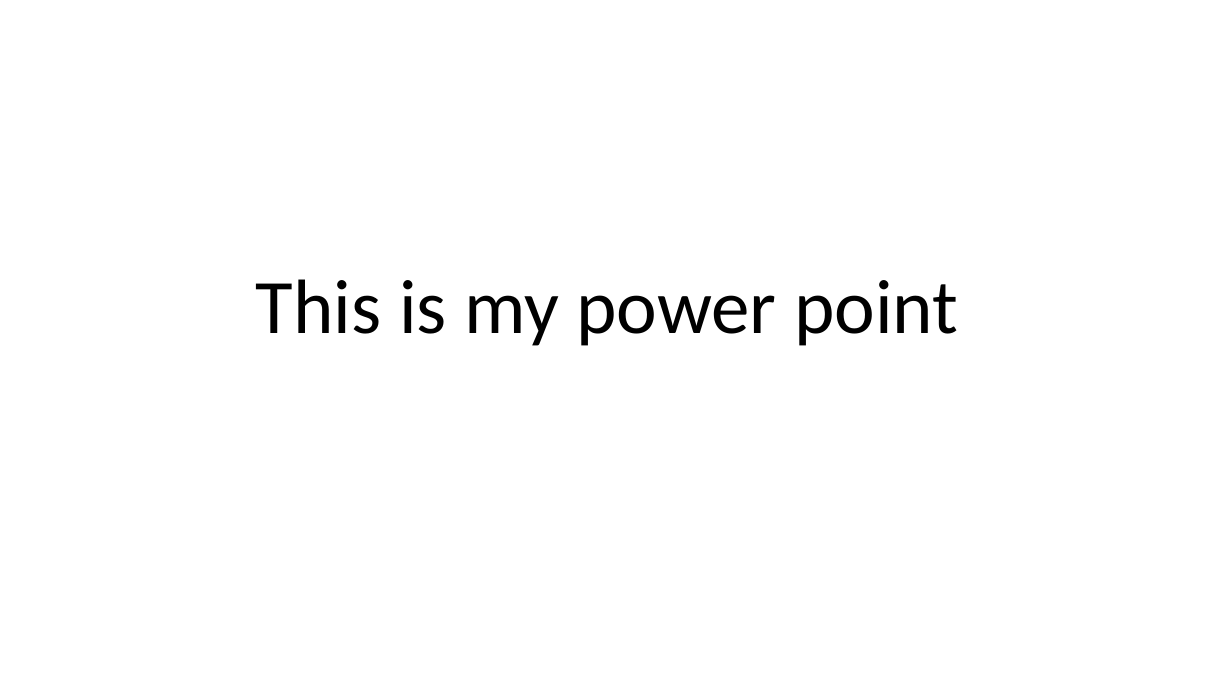
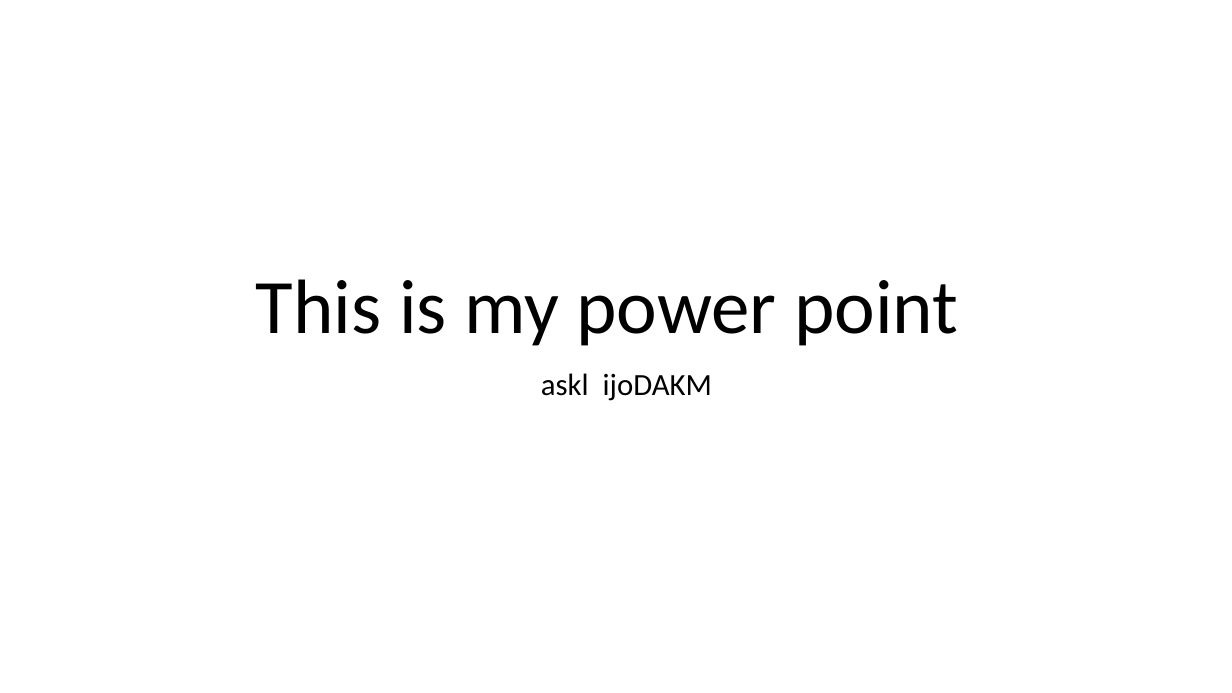
Before and after one commit to gruol/test, a slide deck: slide 1 of New pp.pptx. Drawn at 1232x693 pixels with LibreOffice and Linux fonts; fonts in the diff are those of the drawing. Boxes give left, top, right and bottom in pixels: in the first picture for what was removed or moved away, otherwise in the second. Text is boxed around its words. In the diff, an @@ line names an element or a change of style, - is before the commit and + after.

```diff
--- a/New pp.pptx
+++ b/New pp.pptx
@@ subtitle added at <box>541,373,712,401</box>, 24 pt, text #000000 @@
+askl ijoDAKM
```
Also in this commit, not shown: 1 other file.
